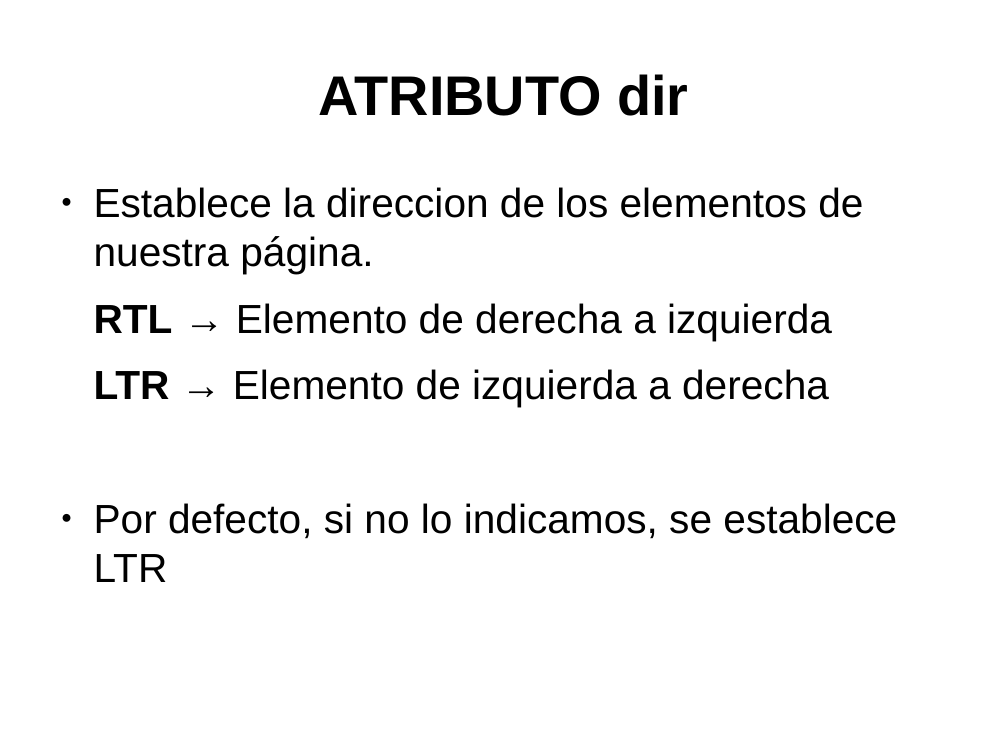
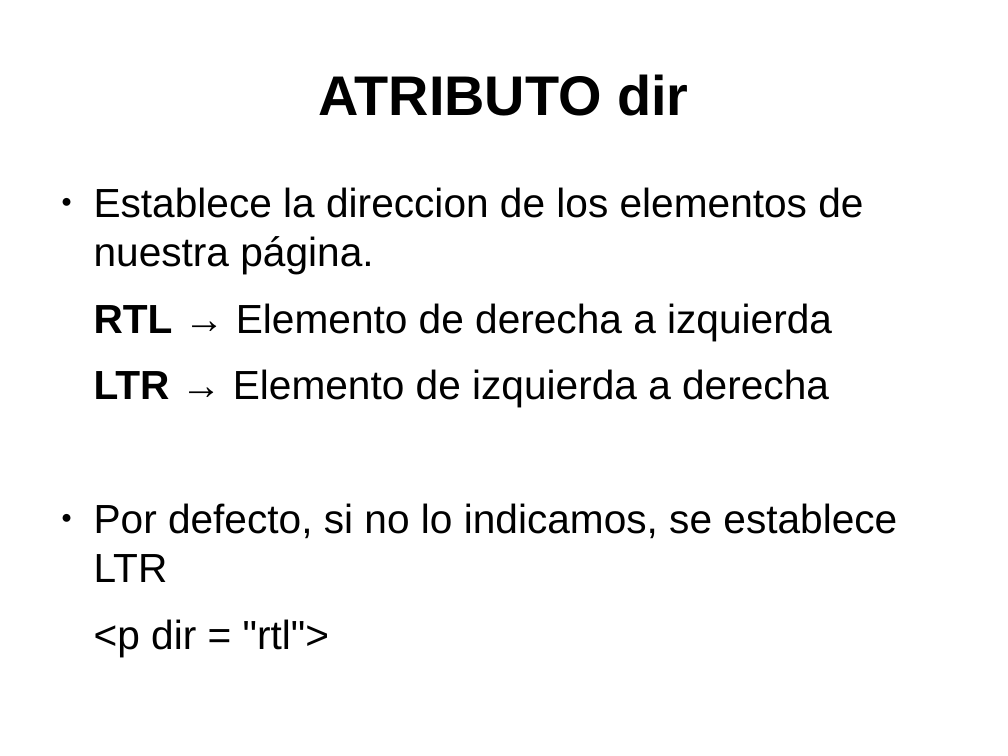
Before and after one commit to toblerone554/CampusInfantil2016, a slide deck: slide 9 of Veteranos/html/PresentaciónHTML.odp. Drawn at 1008x756 pixels with LibreOffice and Linux fonts; fonts in the diff are those of the drawing. Boxes give left, top, right and bottom in pixels: in the first picture for what was removed or moved away, otherwise in the second. Text is boxed around its words. In the diff, an @@ line names an element or a change of style, - is before the commit and + after.

```diff
--- a/Veteranos/html/PresentaciónHTML.odp
+++ b/Veteranos/html/PresentaciónHTML.odp
@@ text at box(94, 619, 329, 656): paragraph added @@
+<p dir = "rtl">
```
Also in this commit, not shown: 6 other slides changed, 4 slides added, 1 slide removed, 8 other files.
